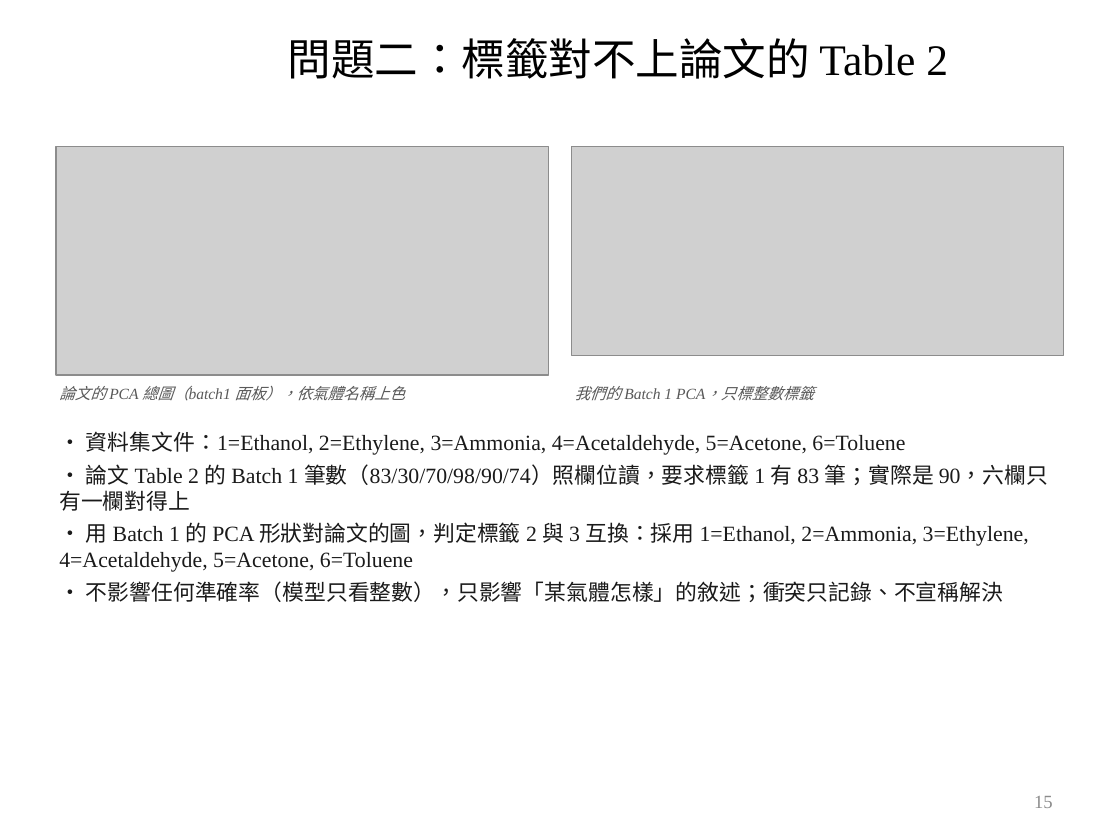
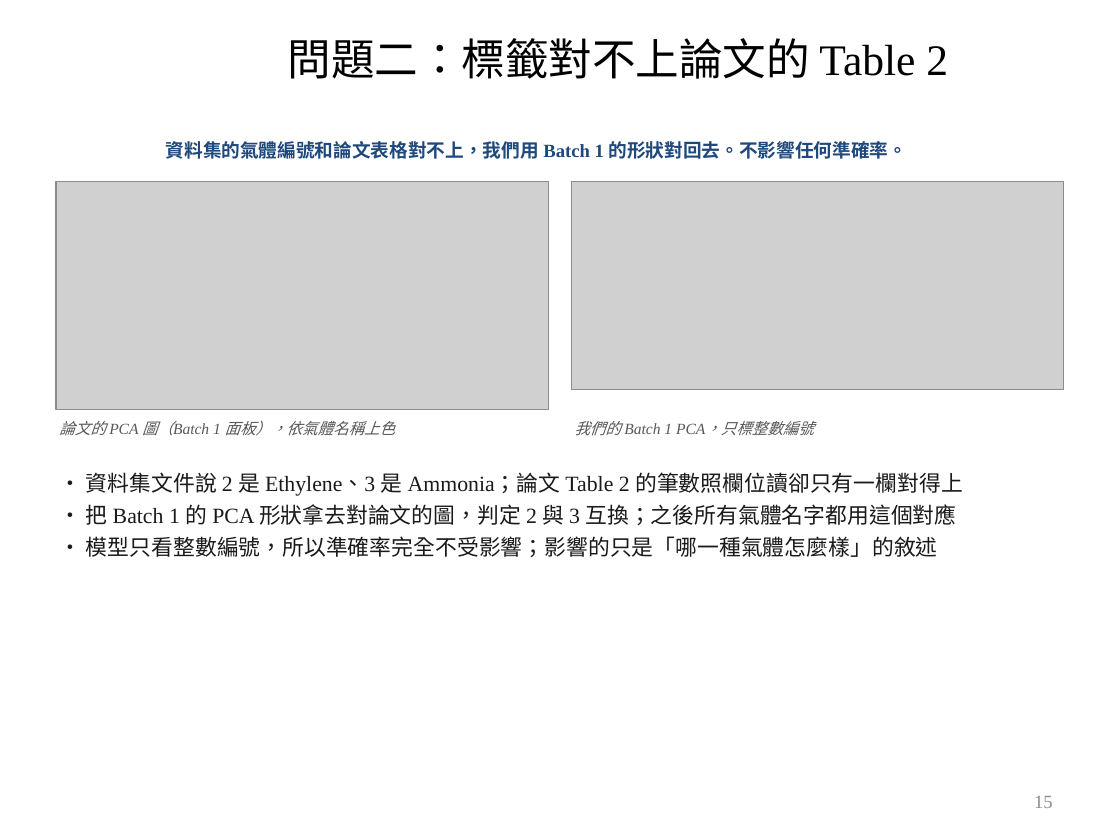
Before and after one commit to wintera1233/cdcnn, a slide deck: slide 15 of reports/09-22-merged.pptx. Drawn at 1120x840 pixels with LibreOffice and Linux fonts; fonts in the diff are those of the drawing; grey boxes stand for pictures; background and template pictures are left out. Boxes give left, top, right and bottom in pixels: in the first picture for what was removed or moved away, otherwise in the second. Text is boxed around its words. In the diff, an @@ line names an element or a change of style, - is before the commit and + after.

```diff
--- a/reports/09-22-merged.pptx
+++ b/reports/09-22-merged.pptx
@@ text added at [166,141,907,159], 12 pt, text #1F497D, bold @@
+資料集的氣體編號和論文表格對不上，我們用 Batch 1 的形狀對回去。不影響任何準確率。
@@ picture: place and size @@
-picture at [56,147,549,375]
+picture at [56,181,549,410]
@@ picture: place and size @@
-picture at [571,147,1064,355]
+picture at [571,181,1064,390]
@@ text at [59,421,395,436]: text changed @@
-論文的 PCA 總圖（batch1 面板），依氣體名稱上色
+論文的 PCA 圖（Batch 1 面板），依氣體名稱上色
@@ text at [575,421,814,435]: text changed @@
-我們的 Batch 1 PCA，只標整數標籤
+我們的 Batch 1 PCA，只標整數編號
@@ text at [86,472,962,557]: text changed @@
-• 資料集文件：1=Ethanol, 2=Ethylene, 3=Ammonia, 4=Acetaldehyde, 5=Acetone, 6=Toluene
-• 論文 Table 2 的 Batch 1 筆數（83/30/70/98/90/74）照欄位讀，要求標籤 1 有 83 筆；實際是 90，六欄只有一欄對得上
-• 用 Batch 1 的 PCA 形狀對論文的圖，判定標籤 2 與 3 互換：採用 1=Ethanol, 2=Ammonia, 3=Ethylene, 4=Acetaldehyde, 5=Acetone, 6=Toluene
-• 不影響任何準確率（模型只看整數），只影響「某氣體怎樣」的敘述；衝突只記錄、不宣稱解決
+• 資料集文件說 2 是 Ethylene、3 是 Ammonia；論文 Table 2 的筆數照欄位讀卻只有一欄對得上
+• 把 Batch 1 的 PCA 形狀拿去對論文的圖，判定 2 與 3 互換；之後所有氣體名字都用這個對應
+• 模型只看整數編號，所以準確率完全不受影響；影響的只是「哪一種氣體怎麼樣」的敘述
```
Also in this commit, not shown: 8 other slides changed, 6 slides added, 8 slides removed, 1 other file.
